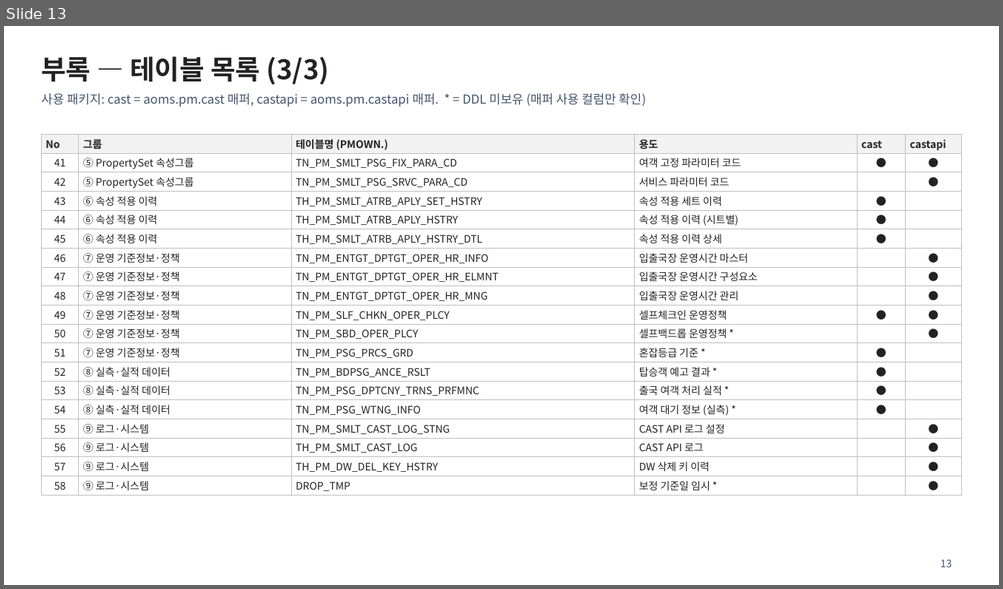
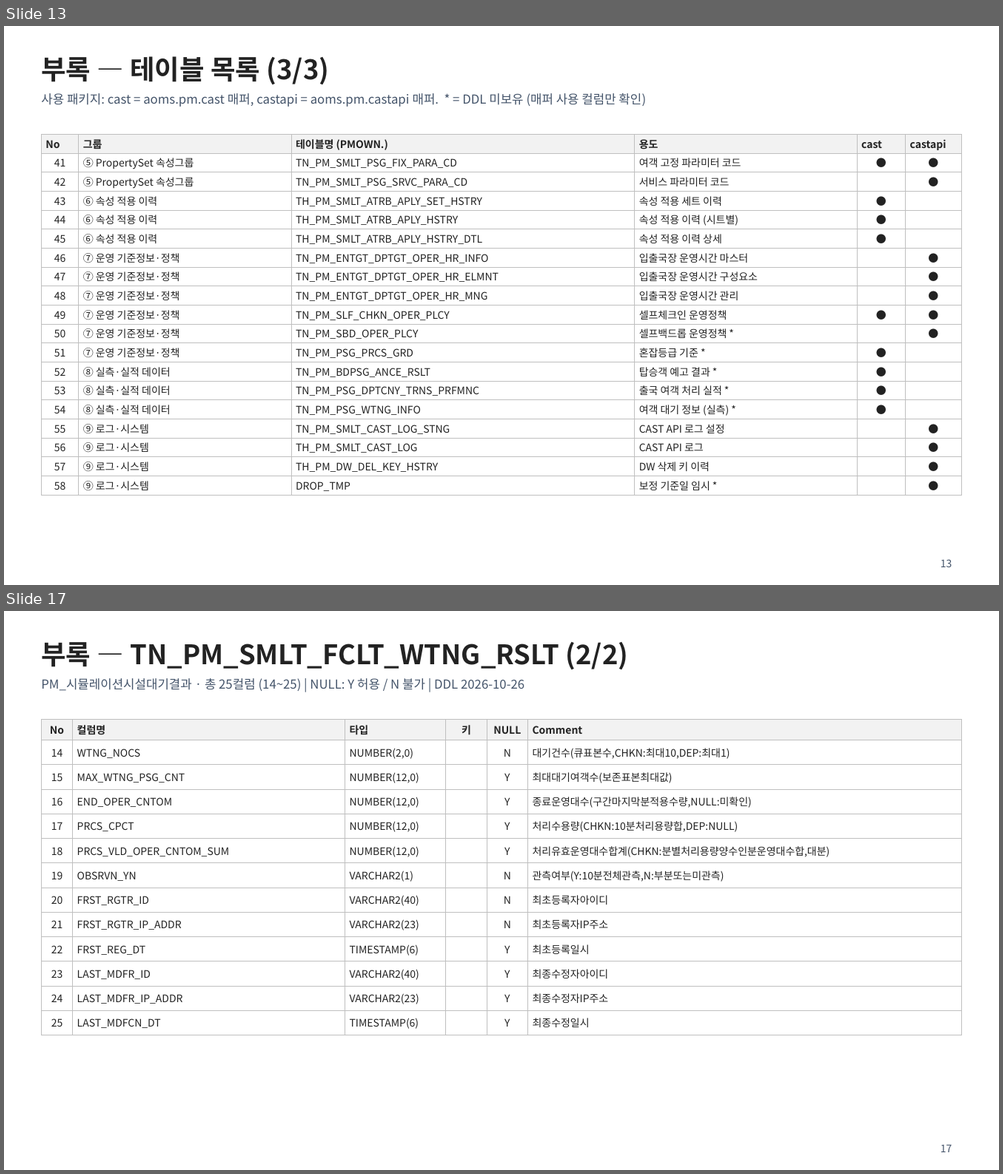
Before and after one commit to nsc5432/publishing, a slide deck: docs/pmown-table-erd.pptx. Shown one above the other, each under a label of ours: slide 13 before the commit, slides 13 and 17 after it; the slides between them are not shown. The pictures are 1003x589 and 1003x1174 pixels, drawn with LibreOffice and Linux fonts; fonts in the diff are those of the drawing. Boxes give left, top, right and bottom in pixels: in the first picture for what was removed or moved away, otherwise in the second. Text is boxed around its words. In the diff, an @@ line names an element or a change of style, - is before the commit and + after.

```diff
--- a/docs/pmown-table-erd.pptx
+++ b/docs/pmown-table-erd.pptx
@@ slide 17 added at (x1=4, y1=611, x2=999, y2=1170), background #FFFFFF @@
@@ title added at (x1=41, y1=642, x2=629, y2=669), 26 pt, text #222222, bold @@
+부록 — TN_PM_SMLT_FCLT_WTNG_RSLT (2/2)
@@ text added at (x1=41, y1=678, x2=524, y2=691), 12 pt, text #44546A @@
+PM_시뮬레이션시설대기결과 · 총 25컬럼 (14~25) | NULL: Y 허용 / N 불가 | DDL 2026-10-26
@@ table added at (x1=41, y1=719, x2=962, y2=1036), 13 rows, 6 columns @@
+No | 컬럼명 | 타입 | 키 | NULL | Comment
+14 | WTNG_NOCS | NUMBER(2,0) |  | N | 대기건수(큐표본수,CHKN:최대10,DEP:최대1)
+15 | MAX_WTNG_PSG_CNT | NUMBER(12,0) |  | Y | 최대대기여객수(보존표본최대값)
+16 | END_OPER_CNTOM | NUMBER(12,0) |  | Y | 종료운영대수(구간마지막분적용수량,NULL:미확인)
+17 | PRCS_CPCT | NUMBER(12,0) |  | Y | 처리수용량(CHKN:10분처리용량합,DEP:NULL)
+18 | PRCS_VLD_OPER_CNTOM_SUM | NUMBER(12,0) |  | Y | 처리유효운영대수합계(CHKN:분별처리용량양수인분운영대수합,대분)
+19 | OBSRVN_YN | VARCHAR2(1) |  | N | 관측여부(Y:10분전체관측,N:부분또는미관측)
+20 | FRST_RGTR_ID | VARCHAR2(40) |  | N | 최초등록자아이디
+21 | FRST_RGTR_IP_ADDR | VARCHAR2(23) |  | N | 최초등록자IP주소
+22 | FRST_REG_DT | TIMESTAMP(6) |  | Y | 최초등록일시
+23 | LAST_MDFR_ID | VARCHAR2(40) |  | Y | 최종수정자아이디
+24 | LAST_MDFR_IP_ADDR | VARCHAR2(23) |  | Y | 최종수정자IP주소
+25 | LAST_MDFCN_DT | TIMESTAMP(6) |  | Y | 최종수정일시
@@ page number added at (x1=940, y1=1145, x2=952, y2=1153), 10 pt, text #44546A @@
+17
```
Also in this commit, not shown: 1 slide changed, 3 other slides added, 9 other files.
